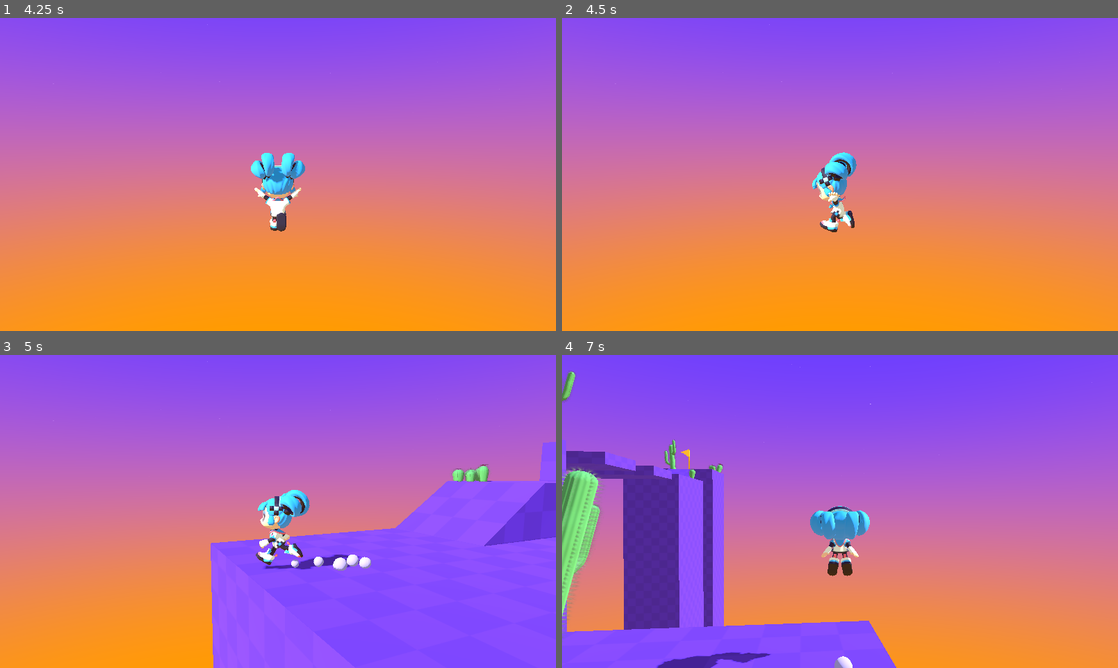
Above: before the commit, frames 1-4 (two rows, left to right).
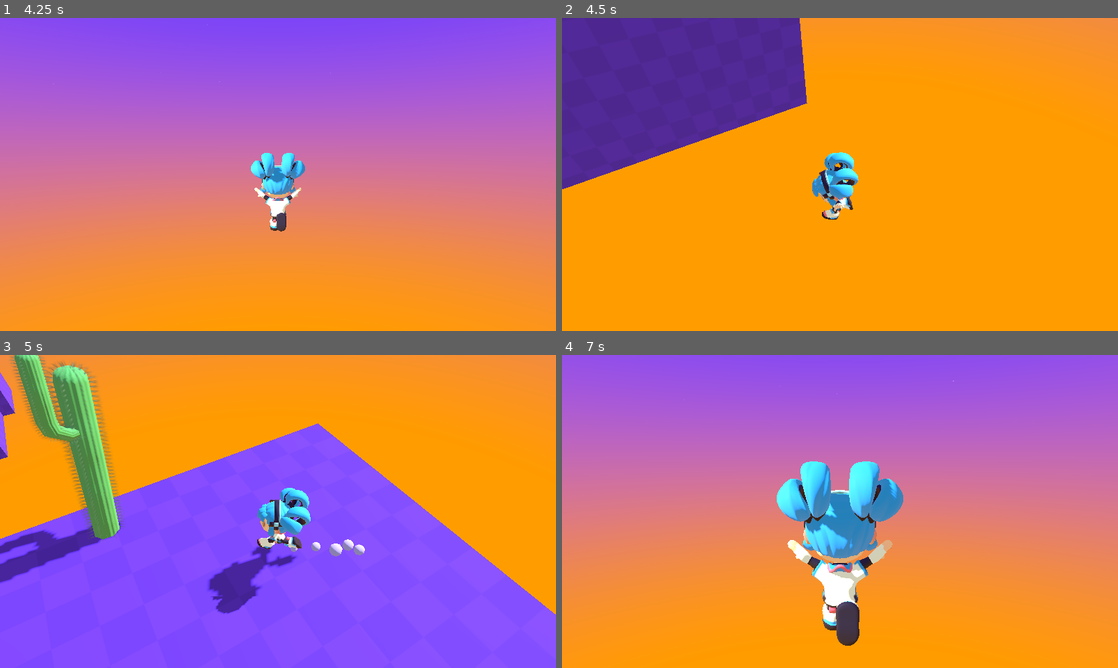
Above: after the commit, the same moments.

Repository: CyrusVillaruz/Intro-to-Godot3D
Game: Godot game, scene res://game.tscn
The game is run twice, just before and just after one commit, with the same random seed, the same clock (stepped at 60 frames per second) and the same inputs.
Inputs (mouse positions are in pixels of both pictures, inside the frame that each line leads up to):
- Up to frame 1 (4.25 s): move the mouse to (400, 158) at 0.52 s; press the mouse at (400, 158) at 0.53 s; hold D (move_right) 0.53-1.28 s; tap Space (jump) at 0.77, 1.52, 3.02, 3.77 s; tap Alt (show_mouse_cursor, bound only after the commit) at 0.8, 1.35, 2.3, 2.85, 3.8 s; move the mouse to (250, 174) at 1.27 s; release the mouse at (250, 174) at 1.28 s; hold W (move_up) from 1.28 s (still down); click (250, 174) at 1.55 s; move the mouse to (289, 168) at 2.02 s; press the mouse at (289, 168) at 2.03 s; move the mouse to (272, 180) at 2.77 s; release the mouse at (272, 180) at 2.78 s; click (272, 180) at 3.05 s; move the mouse to (316, 177) at 3.52 s; press the mouse at (316, 177) at 3.53 s; tap Escape (ui_cancel) at 4.15 s
- Up to frame 2 (4.5 s): move the mouse to (673, 127) at 4.27 s; release W (move_up) at 4.28 s; release the mouse at (673, 127) at 4.28 s; hold A (move_left) from 4.28 s (still down); tap Alt (show_mouse_cursor, bound only after the commit) at 4.35 s
- Up to frame 3 (5 s): keep holding A (move_left); tap Space (jump) at 4.52 s; click (111, 464) at 4.55 s
- Up to frame 4 (7 s): move the mouse to (845, 511) at 5.02 s; release A (move_left) at 5.03 s; press the mouse at (845, 511) at 5.03 s; hold W (move_up) 5.03-5.78 s; tap Alt (show_mouse_cursor, bound only after the commit) at 5.3, 5.85, 6.8 s; move the mouse to (817, 505) at 5.77 s; release the mouse at (817, 505) at 5.78 s; hold D (move_right) 5.78-6.53 s; tap Space (jump) at 6.02, 6.77 s; click (817, 505) at 6.05 s; move the mouse to (867, 511) at 6.52 s; press the mouse at (867, 511) at 6.53 s; hold W (move_up) from 6.53 s (still down)

Frame 1 is identical in both runs. In frame 2, 92% of the frame differs, in the area x 0-100%, y 0-100%; in frame 3, 79%; in frame 4, 100%.

Commit message:
Modifies toggle for mouse capture

Diff:
--- a/lesson_reference/player_3d_template.gd
+++ b/lesson_reference/player_3d_template.gd
@@ -57,9 +57,9 @@
 
 
 func _input(event: InputEvent) -> void:
-	if event.is_action_pressed("ui_cancel"):
+	if event.is_action_pressed("show_mouse_cursor"):
 		Input.mouse_mode = Input.MOUSE_MODE_VISIBLE
-	elif event.is_action_pressed("left_click"):
+	elif event.is_action_released("show_mouse_cursor"):
 		Input.mouse_mode = Input.MOUSE_MODE_CAPTURED
 
 
--- a/project.godot
+++ b/project.godot
@@ -69,9 +69,9 @@
 "events": [Object(InputEventKey,"resource_local_to_scene":false,"resource_name":"","device":-1,"window_id":0,"alt_press …(195 unchanged characters)…
 ]
 }
-left_click={
+show_mouse_cursor={
 "deadzone": 0.5,
-"events": [Object(InputEventMouseButton,"resource_local_to_scene":false,"resource_name":"","device":-1,"window_id":0,"alt_pressed":false,"shift_pressed":false,"ctrl_pressed":false,"meta_pressed":false,"button_mask":0,"position":Vector2(0, 0),"global_position":Vector2(0, 0),"factor":1.0,"button_index":1,"canceled":false,"pressed":false,"double_click":false,"script":null)
+"events": [Object(InputEventKey,"resource_local_to_scene":false,"resource_name":"","device":-1,"window_id":0,"alt_pressed":false,"shift_pressed":false,"ctrl_pressed":false,"meta_pressed":false,"pressed":false,"keycode":0,"physical_keycode":4194328,"key_label":0,"unicode":0,"location":0,"echo":false,"script":null)
 ]
 }
 
